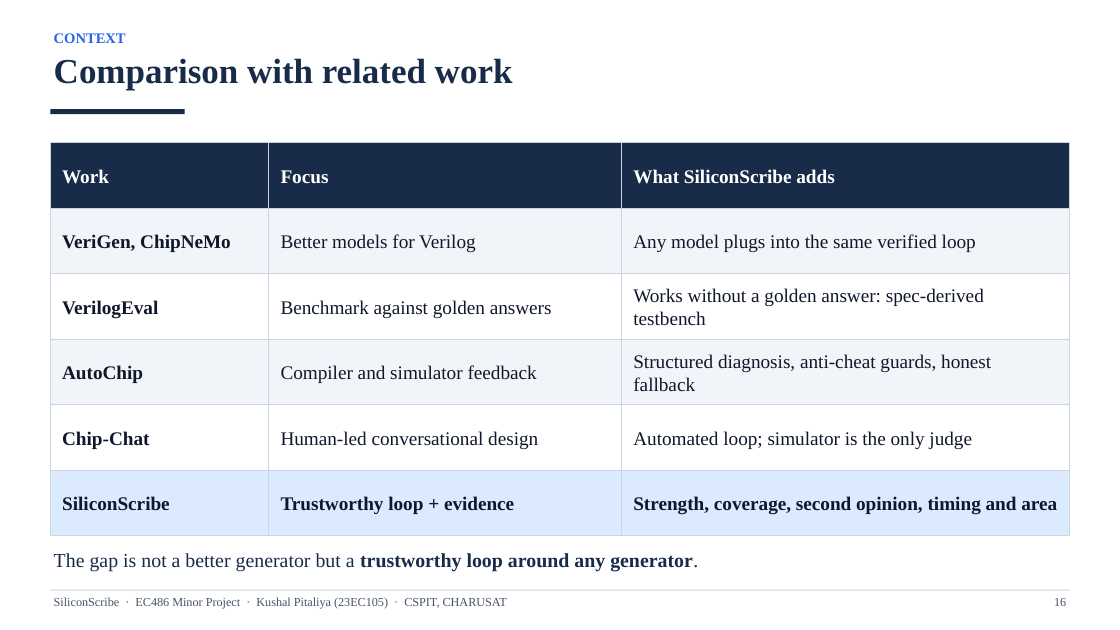
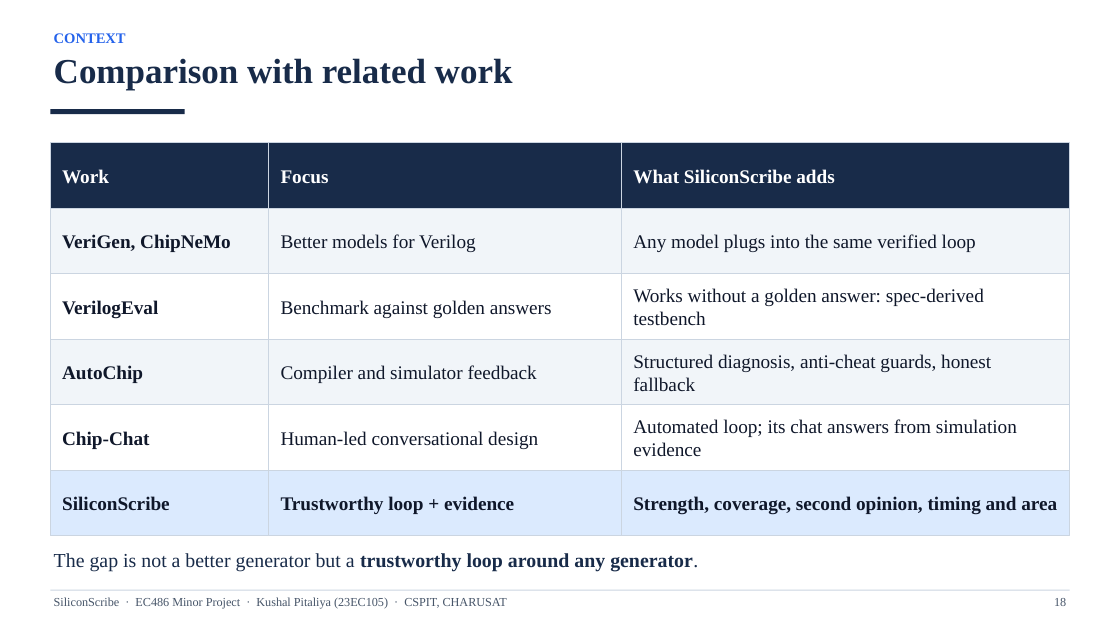
Before and after one commit to k-pitaliya/siliconscribe, a slide deck: slide 18 of docs/23EC105_Kushal_Pitaliya_SiliconScribe_Viva_Presentation.pptx (slide 16 before the commit). Drawn at 1120x630 pixels with LibreOffice and Linux fonts; fonts in the diff are those of the drawing. Boxes give left, top, right and bottom in pixels: in the first picture for what was removed or moved away, otherwise in the second. Text is boxed around its words. In the diff, an @@ line names an element or a change of style, - is before the commit and + after.

```diff
--- a/docs/23EC105_Kushal_Pitaliya_SiliconScribe_Viva_Presentation.pptx
+++ b/docs/23EC105_Kushal_Pitaliya_SiliconScribe_Viva_Presentation.pptx
@@ text in rectangle at box(633, 419, 1017, 456): text changed @@
-Automated loop; simulator is the only judge
+Automated loop; its chat answers from simulation evidence
```
Also in this commit, not shown: 6 other slides changed, 2 slides added, 34 other files.
